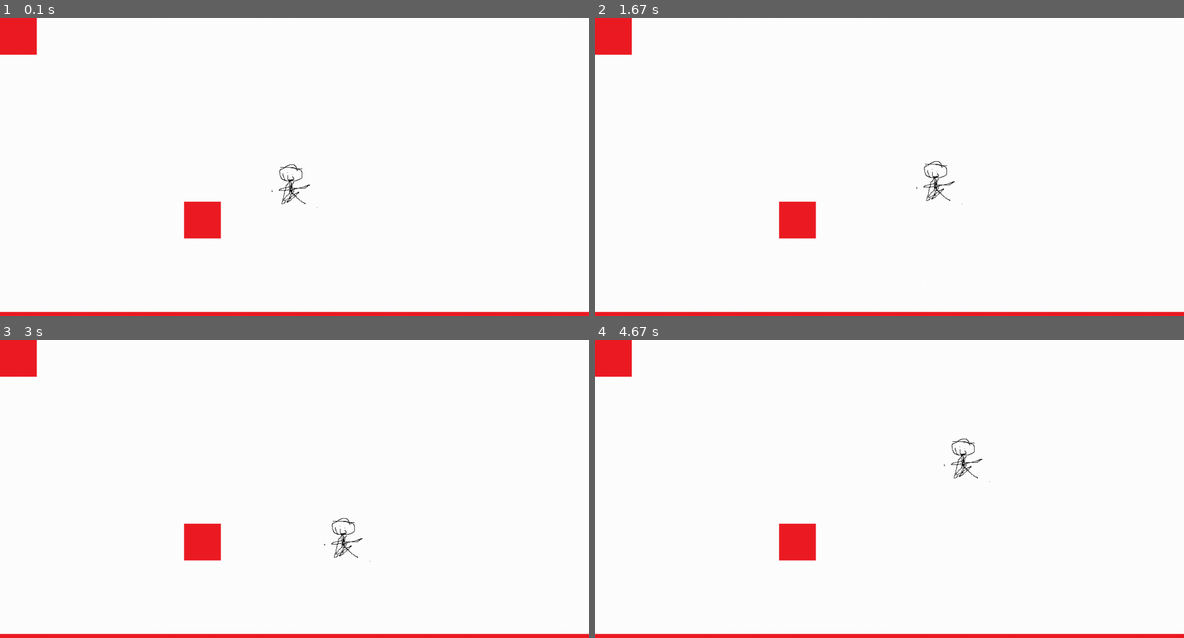
Above: before the commit, frames 1-4 (two rows, left to right).
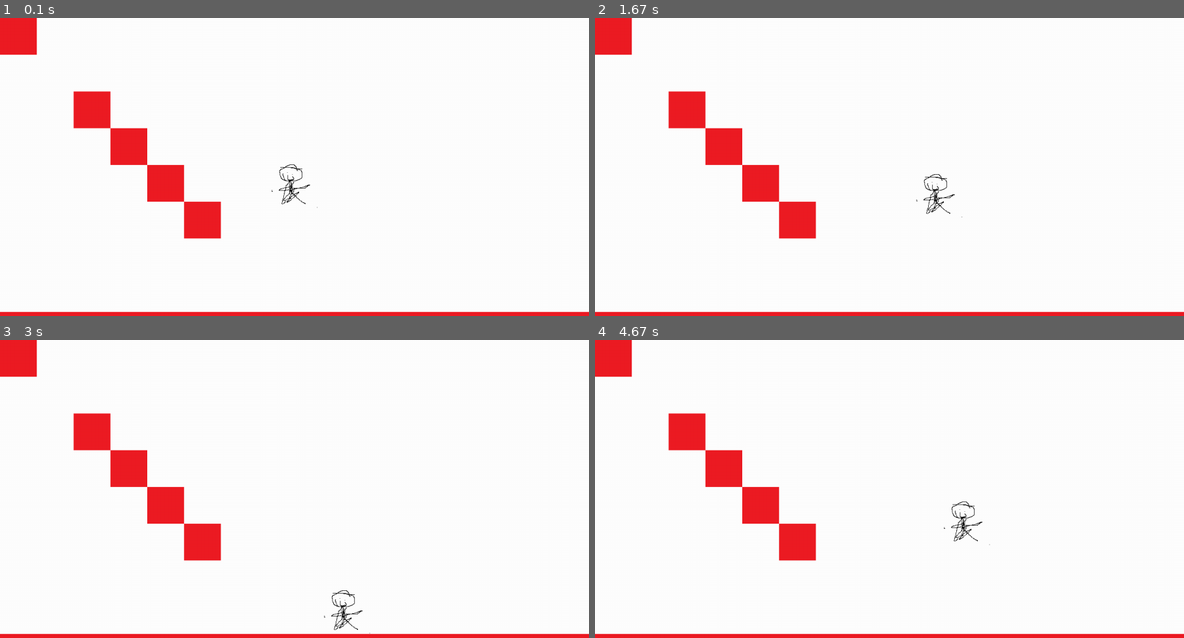
Above: after the commit, the same moments.

Repository: Me07111/Pygame-Platformer
Game: pygame game, started from Code/main.py
The game is run twice, just before and just after one commit, with the same random seed, the same clock (stepped at 60 frames per second) and the same inputs.
Inputs:
- Up to frame 1 (0.1 s): no input
- Up to frame 2 (1.67 s): hold D 0.33-0.8 s; hold D 0.83-1.3 s; tap Space at 0.9, 1.2, 1.4 s; hold A from 1.33 s (still down)
- Up to frame 3 (3 s): tap Space at 1.7, 1.97, 2.27, 2.4, 2.7 s; release A at 1.87 s; hold A 1.9-2.3 s; hold D 2.33-2.97 s
- Up to frame 4 (4.67 s): hold A 3-3.47 s; tap Space at 3.07, 3.37, 3.57, 3.87, 4.07, 4.37, 4.57 s; hold D 3.5-3.97 s; hold D 4-4.47 s; hold A from 4.5 s (still down)

The runs differ from the first frame. In frame 1, 2.4% of the frame differs, in the area x 12-32%, y 24-62%; in frame 2, 2.7%; in frame 3, 2.8%, in the area x 12-63%, y 24-99%; in frame 4, 2.8%.

Commit message:
doublejumpiiiii

Diff:
--- a/Code/config.py
+++ b/Code/config.py
@@ -1,9 +1,9 @@
 map = [
     ["x","o","o","o","o","o","o","o","o","o","o","o","o","o","o","o"],
     ["o","o","o","o","o","o","o","o","o","o","o","o","o","o","o","o"],
-    ["o","o","o","o","o","o","o","o","o","o","o","o","o","o","o","o"],
-    ["o","o","o","o","o","o","o","o","o","o","o","o","o","o","o","o"],
-    ["o","o","o","o","o","o","o","o","o","o","o","o","o","o","o","o"],
+    ["o","o","x","o","o","o","o","o","o","o","o","o","o","o","o","o"],
+    ["o","o","o","x","o","o","o","o","o","o","o","o","o","o","o","o"],
+    ["o","o","o","o","x","o","o","o","o","o","o","o","o","o","o","o"],
     ["o","o","o","o","o","x","o","o","o","o","o","o","o","o","o","o"],
     ["o","o","o","o","o","o","o","o","o","o","o","o","o","o","o","o"],
     ["o","o","o","o","o","o","o","P","o","o","o","o","o","o","o","o"],
--- a/Code/level.py
+++ b/Code/level.py
@@ -36,6 +36,7 @@
         if(len(collidingPlatforms) > 0):
             self.player1.rect.center = oldPos
             self.player1.direction.x = 0
+            self.player1.jumpIndex = self.player1.maxJumps
 
 
 
--- a/Code/main.py
+++ b/Code/main.py
@@ -12,7 +12,7 @@
 
 # Run until the user asks to quit
 
-currentLevel = Level(screen,width,height,10,clock)
+currentLevel = Level(screen,width,height,12,clock)
 currentLevel.setup()
 running = True
 while running:
